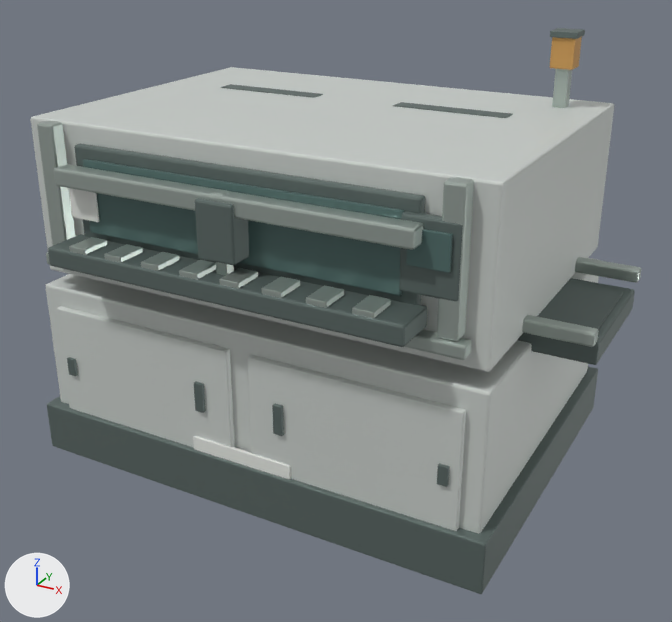
An edit to the glTF model public/models/mounter.glb, drawn before and after from the same camera.
Camera for both pictures: a camera (50 mm lens) standing at (2.35, -4.22, 2.87) and looking at (0.12, -0.17, 0.84). Every picture has the same lights, and +X, +Y and +Z are marked at lower left. The older version comes first. Where no turn or scale is listed for an object, it has been applied to the vertices. Vertices at exactly the same position are counted once.

In view in the first picture: 'Base plinth', 'Control bezel', 'Corner column', 'Feeder rack', 'Feeder slot', 'Feeder slot.002', 'Feeder slot.003', 'Feeder slot.004', 'Feeder slot.005', 'Feeder slot.006', 'Feeder slot.007', 'Front safety glazing', 'Front window frame', 'Gantry beam', 'Gantry rail', 'Head body', 'Lower cabinet', 'Service door L', 'Service door R', 'Upper aluminium sill', 'Upper housing' and 18 more.
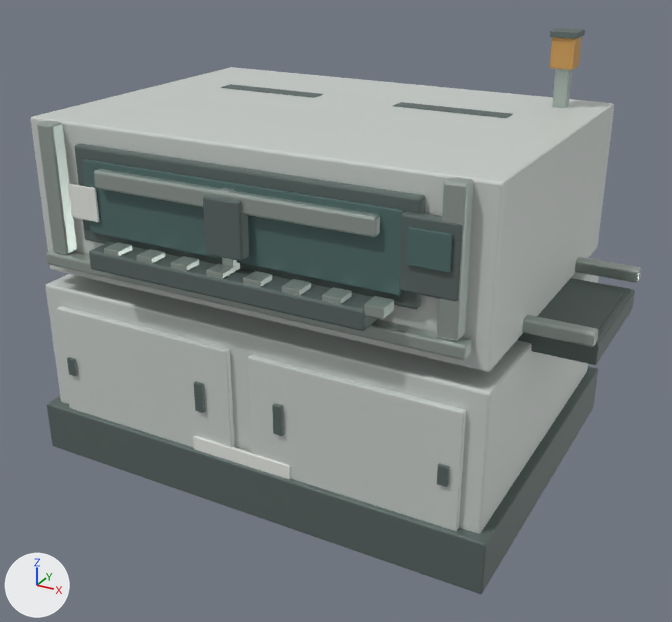
The change, as JSON lines over the scene's bpy script:
```json
{"block": "me_cube_129", "where": "# used by ob_feeder_rack; location = (0.0, -1.02, 1.28)"}
{"op": "remove", "block": "me_cube_129", "code": "me_cube_129.from_pydata(...)  # 56 vertices, 108 faces; spans x -0.96..0.96, y -0.12..0.12, z -0.05..0.05"}
{"op": "add", "block": "me_cube_129", "code": "me_cube_129.from_pydata(...)  # 56 vertices, 108 faces; spans x -0.75..0.75, y -0.08..0.08, z -0.05..0.05"}
{"block": "me_cube_129", "change": "me_cube_129 part 1: the whole mesh is scaled about its middle by (0.78, 0.647, 1)"}
{"block": "me_cube_125", "where": "# used by ob_gantry_beam; location = (0.0, -1.0, 1.66)"}
{"op": "remove", "block": "me_cube_125", "code": "me_cube_125.from_pydata(...)  # 56 vertices, 108 faces; spans x -0.95..0.95, y -0.05..0.05, z -0.05..0.05"}
{"op": "add", "block": "me_cube_125", "code": "me_cube_125.from_pydata(...)  # 56 vertices, 108 faces; spans x -0.75..0.75, y -0.04..0.04, z -0.05..0.05"}
{"block": "me_cube_125", "change": "me_cube_125 part 2: the whole mesh is scaled about its middle by (0.788, 0.771, 1)"}
{"op": "set", "path": "ob_feeder_rack.location", "old": "(0.0, -1.02, 1.28)", "new": "(0.0, -1.0, 1.28)"}
{"op": "set", "path": "ob_feeder_slot.location", "old": "(-0.77, -1.05, 1.33)", "new": "(-0.61, -1.02, 1.33)"}
{"op": "set", "path": "ob_feeder_slot_002.location", "old": "(-0.33, -1.05, 1.33)", "new": "(-0.21, -1.02, 1.33)"}
{"op": "set", "path": "ob_feeder_slot_003.location", "old": "(-0.11, -1.05, 1.33)", "new": "(-0.01, -1.02, 1.33)"}
{"op": "set", "path": "ob_feeder_slot_004.location", "old": "(0.11, -1.05, 1.33)", "new": "(0.19, -1.02, 1.33)"}
{"op": "set", "path": "ob_feeder_slot_005.location", "old": "(0.33, -1.05, 1.33)", "new": "(0.39, -1.02, 1.33)"}
{"op": "set", "path": "ob_feeder_slot_006.location", "old": "(0.55, -1.05, 1.33)", "new": "(0.59, -1.02, 1.33)"}
{"op": "set", "path": "ob_feeder_slot_007.location", "old": "(0.77, -1.05, 1.33)", "new": "(0.79, -1.02, 1.33)"}
{"op": "set", "path": "ob_gantry_beam.location", "old": "(0.0, -1.0, 1.66)", "new": "(0.0, -0.95, 1.66)"}
{"op": "set", "path": "ob_gantry_rail.location", "old": "(0.0, -1.0, 1.5)", "new": "(0.0, -0.95, 1.5)"}
{"op": "set", "path": "ob_head_body.location", "old": "(0.0, -1.0, 1.54)", "new": "(0.0, -0.95, 1.54)"}
```

Where the change shows, as pixel boxes (x1, y1, x2, y2) in the pictures (672 x 622 px):
```json
{"object": "Feeder rack", "change": "rescaled", "before": [48, 234, 427, 347], "after": [89, 242, 379, 331], "on screen": "23% narrower, 21% shorter"}
{"object": "Gantry beam", "change": "rescaled", "before": [53, 164, 423, 250], "after": [94, 169, 380, 237], "on screen": "23% narrower, 21% shorter"}
{"object": "Head body", "change": "moved", "before": [195, 198, 249, 265], "after": [203, 195, 249, 261]}
{"object": "Feeder slot.002", "change": "moved", "before": [141, 252, 180, 271], "after": [171, 256, 199, 271]}
{"object": "Feeder slot.007", "change": "moved", "before": [352, 295, 391, 318], "after": [364, 296, 394, 319]}
{"object": "Feeder slot.003", "change": "moved", "before": [179, 260, 216, 279], "after": [206, 264, 235, 279]}
{"object": "Feeder slot.004", "change": "moved", "before": [219, 268, 258, 288], "after": [243, 271, 272, 287]}
{"object": "Feeder slot.005", "change": "moved", "before": [262, 276, 300, 298], "after": [282, 279, 311, 296]}
{"object": "Feeder slot", "change": "moved", "before": [69, 237, 108, 255], "after": [104, 242, 132, 256]}
{"object": "Feeder slot.006", "change": "moved", "before": [306, 285, 344, 308], "after": [322, 287, 352, 304]}
{"object": "Gantry rail", "change": "moved", "before": [212, 189, 234, 275], "after": [219, 188, 240, 271]}
{"object": "Upper aluminium sill", "change": "unchanged, uncovered by the edit", "before": [46, 252, 472, 360], "after": [46, 250, 472, 360]}
```
